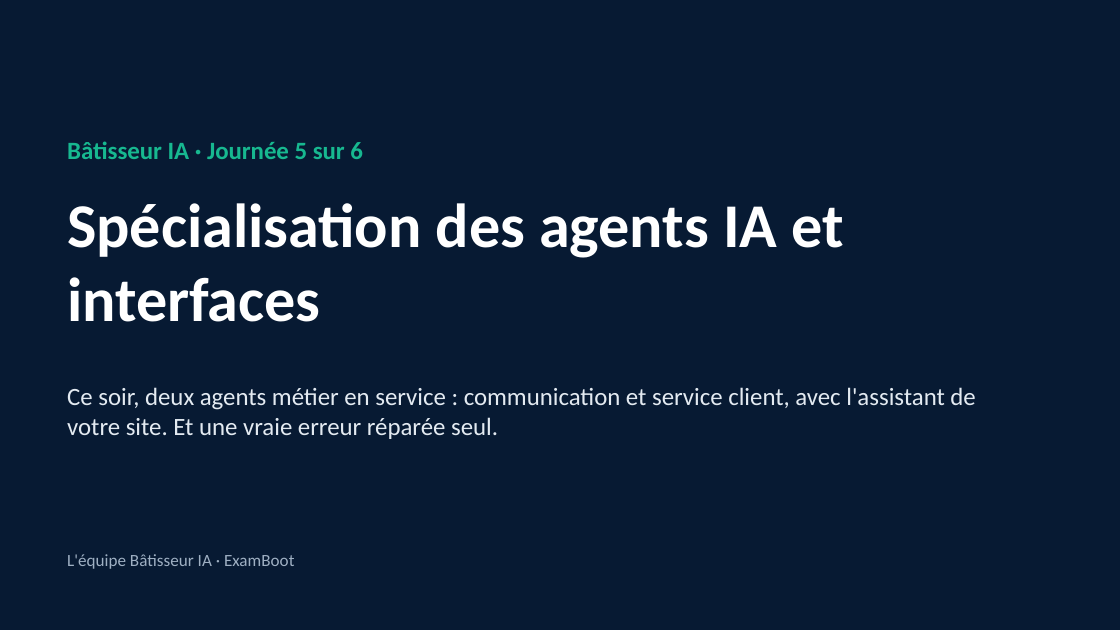
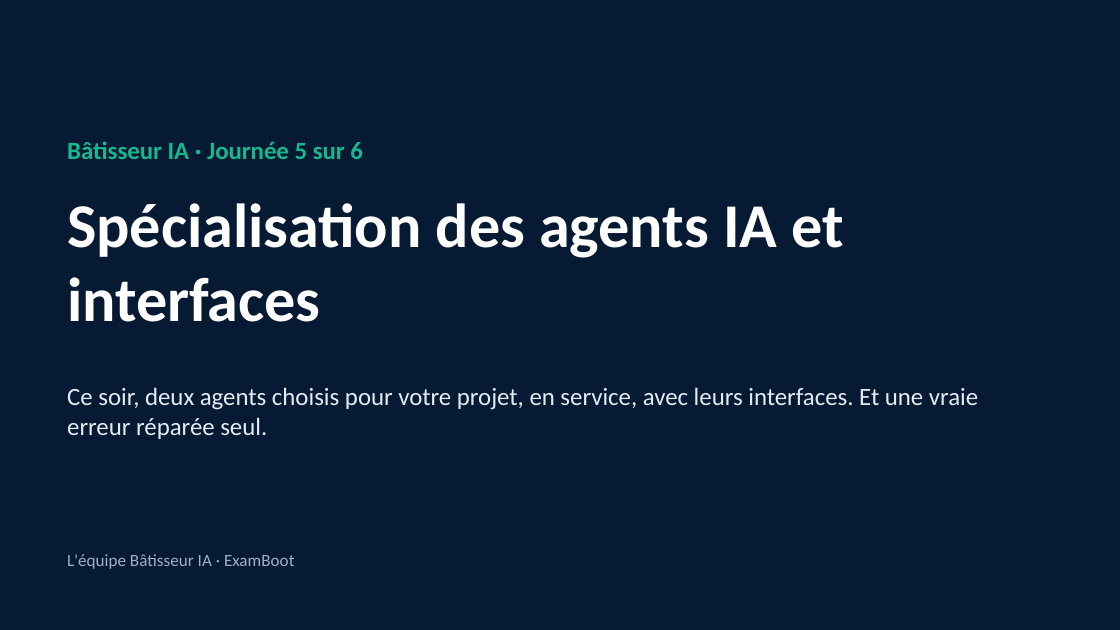
Before and after one commit to benyG/cisspbootcamp, a slide deck: slide 1 of content/library/files/Batisseur-IA-J5.pptx. Drawn at 1120x630 pixels with LibreOffice and Linux fonts; fonts in the diff are those of the drawing. Boxes give left, top, right and bottom in pixels: in the first picture for what was removed or moved away, otherwise in the second. Text is boxed around its words. In the diff, an @@ line names an element or a change of style, - is before the commit and + after.

```diff
--- a/content/library/files/Batisseur-IA-J5.pptx
+++ b/content/library/files/Batisseur-IA-J5.pptx
@@ text at [67, 387, 978, 439]: text changed @@
-Ce soir, deux agents métier en service : communication et service client, avec l'assistant de votre site. Et une vraie erreur réparée seul.
+Ce soir, deux agents choisis pour votre projet, en service, avec leurs interfaces. Et une vraie erreur réparée seul.
```
Also in this commit, not shown: 11 other slides changed, 1 slide added, 6 other files.
